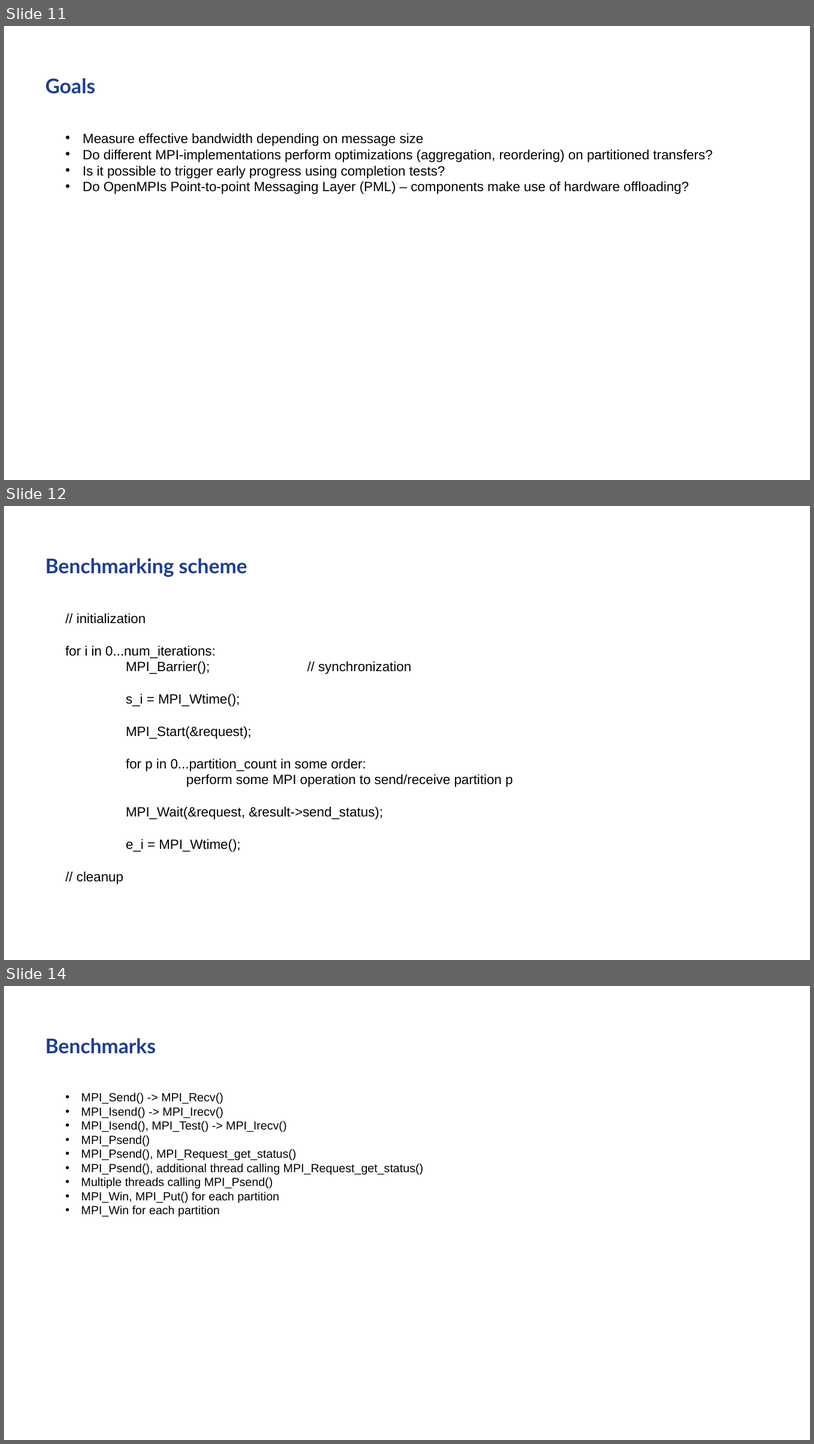
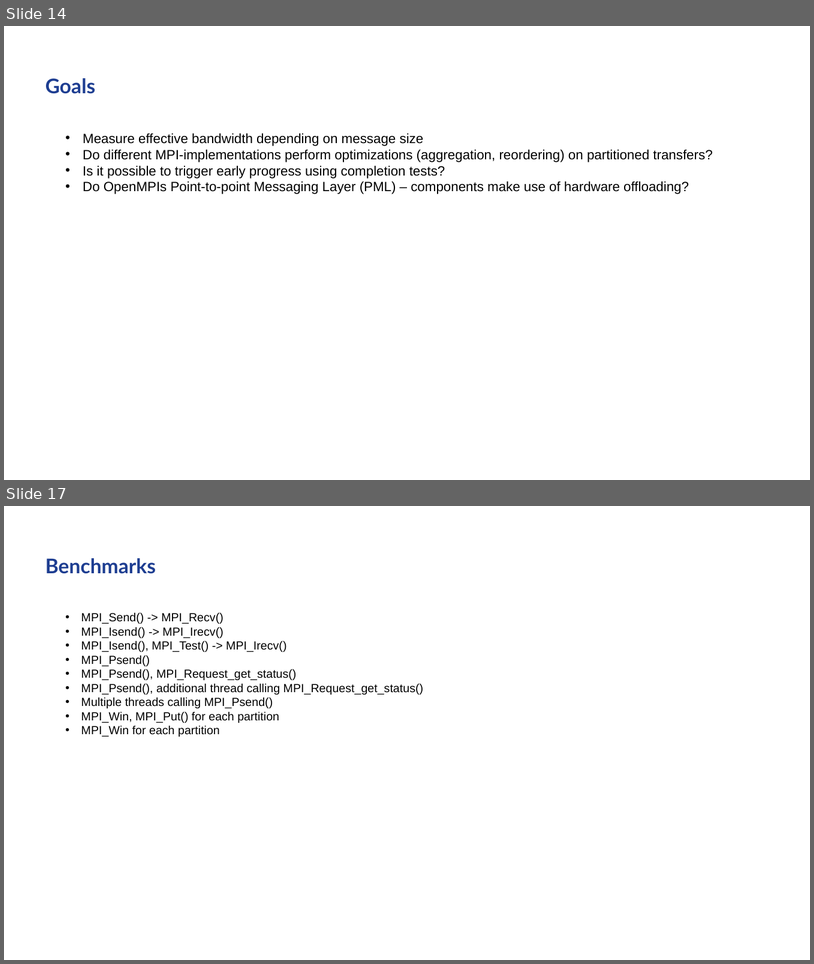
Before and after one commit to AxelSchneewind/mpi-benchmark, a slide deck: presentation/presentation-partitioned-progress.pptx. Shown one above the other, each under a label of ours: slides 11, 12 and 14 before the commit, slides 14 and 17 after it; the slides between them are not shown. The pictures are 814x1444 and 814x964 pixels, drawn with LibreOffice and Linux fonts; fonts in the diff are those of the drawing; background and template pictures are left out. Boxes give left, top, right and bottom in pixels: in the first picture for what was removed or moved away, otherwise in the second. Text is boxed around its words. In the diff, an @@ line names an element or a change of style, - is before the commit and + after.

```diff
--- a/presentation/presentation-partitioned-progress.pptx
+++ b/presentation/presentation-partitioned-progress.pptx
@@ slide 12 removed at bbox=[4, 506, 810, 960], background picture (left out) @@
@@ text removed at bbox=[45, 558, 248, 577] @@
-Benchmarking scheme
@@ text removed at bbox=[65, 613, 513, 884] @@
-// initialization
-for i in 0...num_iterations:
-MPI_Barrier(); // synchronization
-s_i = MPI_Wtime();
-MPI_Start(&request);
-for p in 0...partition_count in some order:
-perform some MPI operation to send/receive partition p
-MPI_Wait(&request, &result->send_status);
-e_i = MPI_Wtime();
-// cleanup
@@ what was slide 11 is now slide 14 @@
@@ what was slide 14 is now slide 17 @@
```
Also in this commit, not shown: 4 slides changed, 5 slides added, 1 other slide removed.
